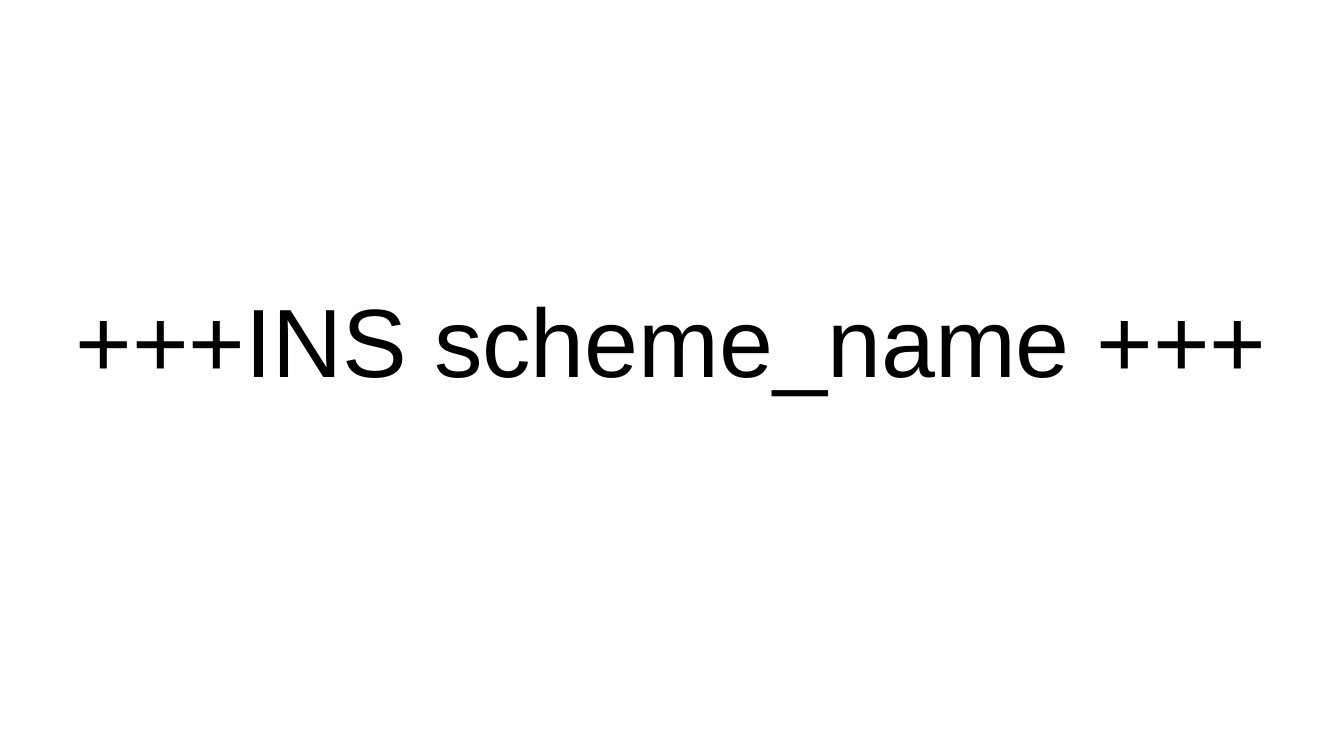
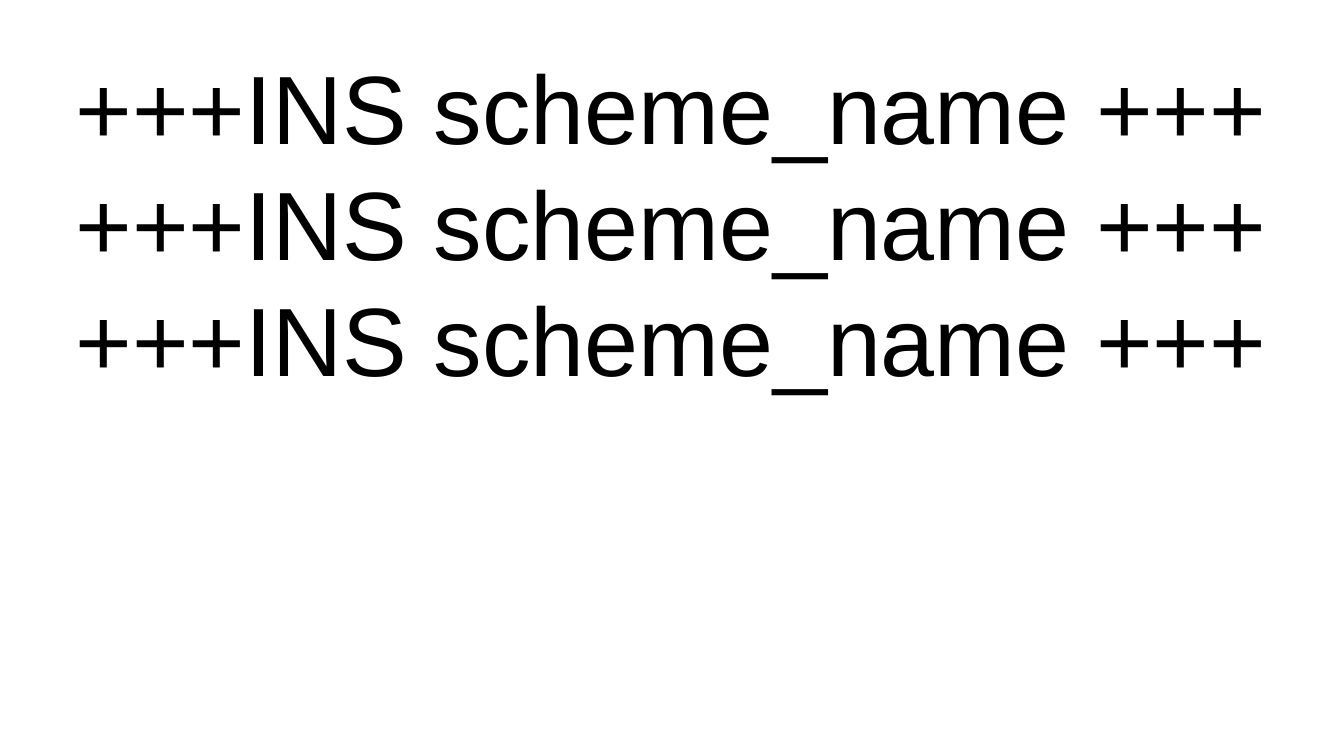
Before and after one commit to GayashanSameera/PythonPPTXGen, a slide deck: slide 1 of input_2.pptx. Drawn at 1344x756 pixels with LibreOffice and Linux fonts; fonts in the diff are those of the drawing. Boxes give left, top, right and bottom in pixels: in the first picture for what was removed or moved away, otherwise in the second. Text is boxed around its words. In the diff, an @@ line names an element or a change of style, - is before the commit and + after.

```diff
--- a/input_2.pptx
+++ b/input_2.pptx
@@ text at (76,73,1070,394): text changed @@
-+++INS scheme_name +++
++++INS scheme_name +++
++++INS scheme_name +++
++++INS scheme_name +++
```
Also in this commit, not shown: 1 other slide changed, 7 other files.
